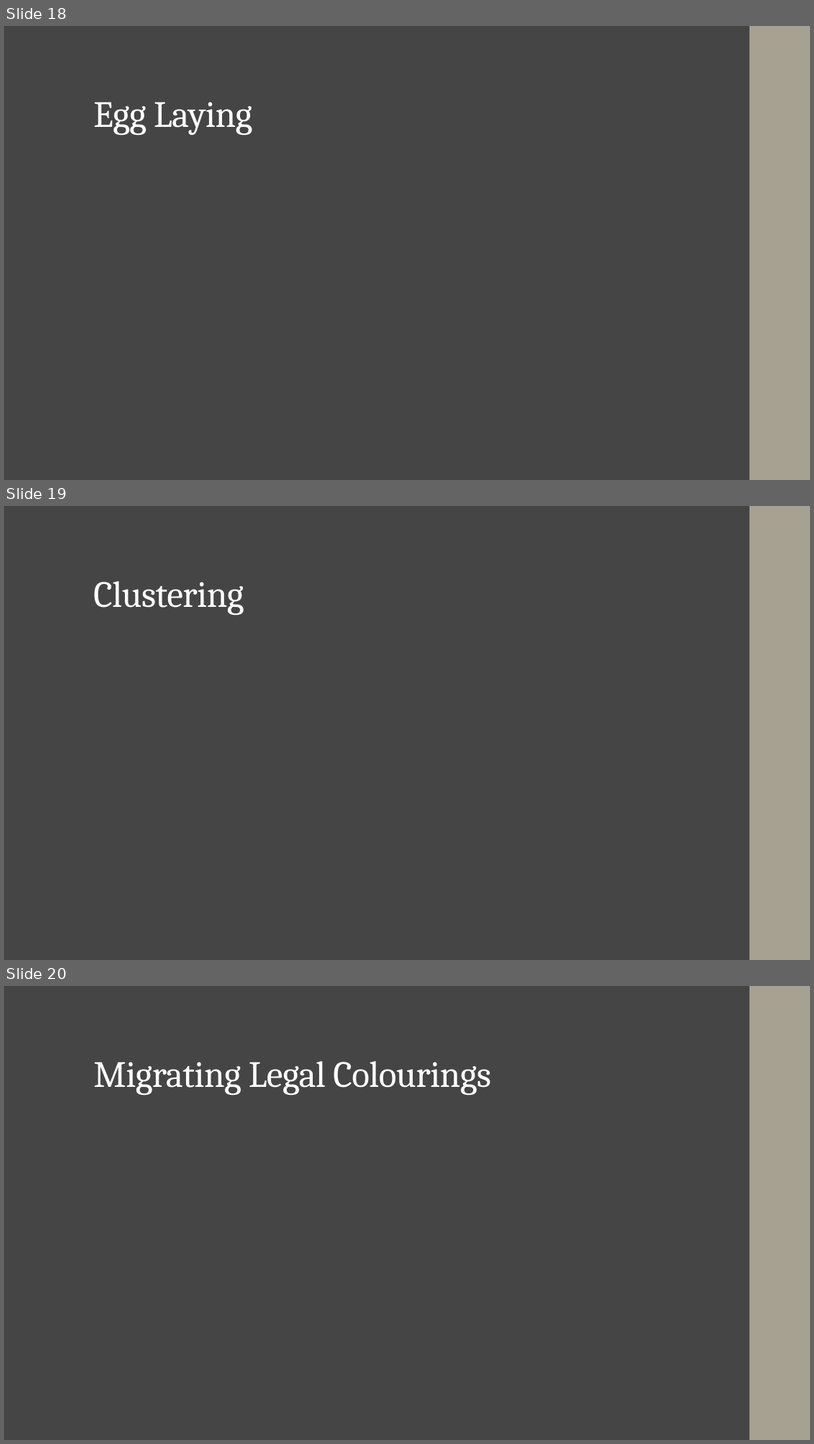
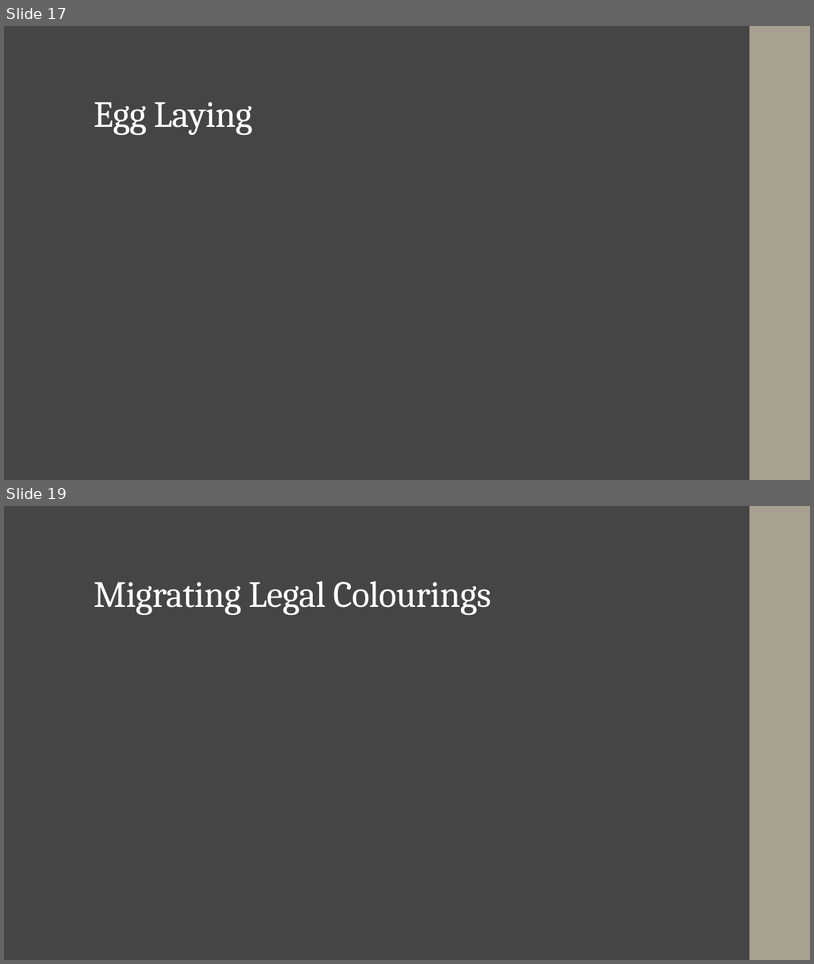
Before and after one commit to jwhowes/project, a slide deck: Presentation_1.pptx. Shown one above the other, each under a label of ours: slides 18, 19 and 20 before the commit, slides 17 and 19 after it; the slides between them are not shown. The pictures are 814x1444 and 814x964 pixels, drawn with LibreOffice and Linux fonts; fonts in the diff are those of the drawing; grey boxes stand for pictures. Boxes give left, top, right and bottom in pixels: in the first picture for what was removed or moved away, otherwise in the second. Text is boxed around its words. In the diff, an @@ line names an element or a change of style, - is before the commit and + after.

```diff
--- a/Presentation_1.pptx
+++ b/Presentation_1.pptx
@@ slide 19 removed at (x1=4, y1=506, x2=810, y2=960), background #454545; not listed: 1 template element that a slide beside it also shows @@
@@ rectangle removed at (x1=4, y1=506, x2=810, y2=960) @@
@@ rectangle removed at (x1=750, y1=506, x2=810, y2=960) @@
@@ title removed at (x1=93, y1=581, x2=244, y2=615) @@
-Clustering
@@ what was slide 18 is now slide 17 @@
@@ what was slide 20 is now slide 19 @@
```
Also in this commit, not shown: 3 slides changed, 1 slide added, 1 other slide removed.
